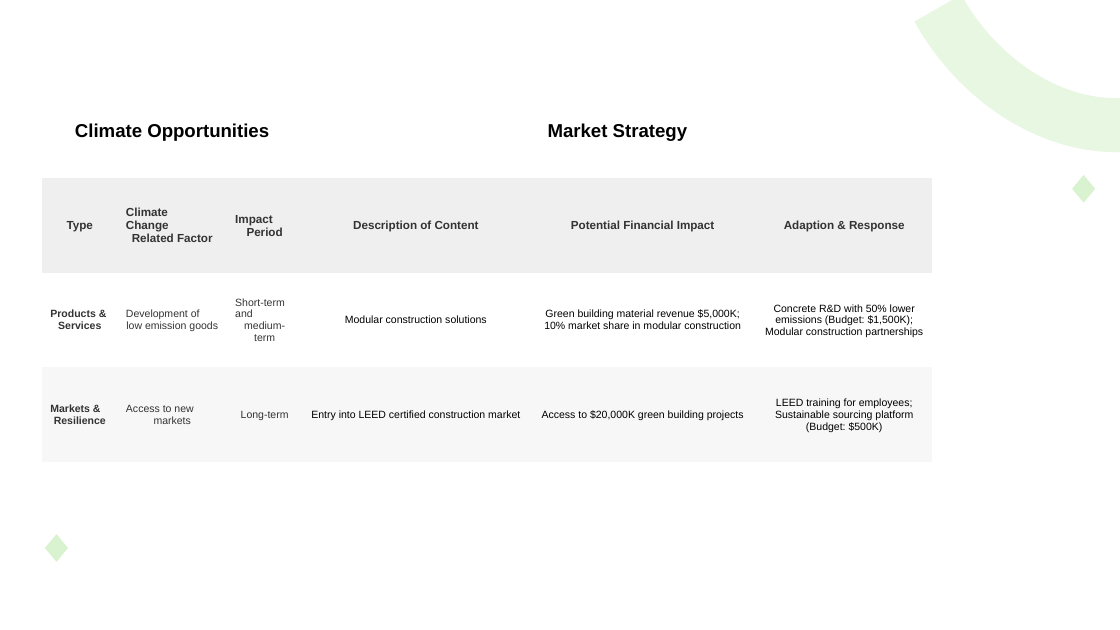
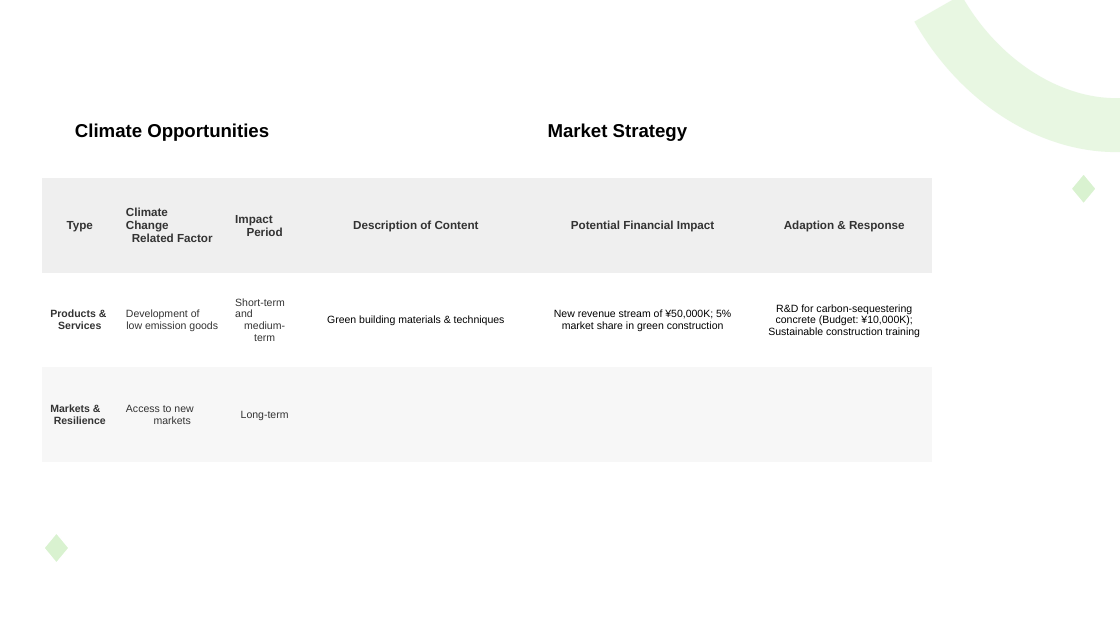
Before and after one commit to jackman993/sustainability-rep, a slide deck: slide 4 of shared/engine/tcfd/output/TCFD_table.pptx. Drawn at 1120x630 pixels with LibreOffice and Linux fonts; fonts in the diff are those of the drawing. Boxes give left, top, right and bottom in pixels: in the first picture for what was removed or moved away, otherwise in the second. Text is boxed around its words. In the diff, an @@ line names an element or a change of style, - is before the commit and + after.

```diff
--- a/shared/engine/tcfd/output/TCFD_table.pptx
+++ b/shared/engine/tcfd/output/TCFD_table.pptx
@@ table at <box>42,84,933,462</box> @@
-row 3: Products & Services | Development of low emission goods | Short-term and medium-term | Modular construction solutions | Green building material revenue $5,000K; 10% market share in modular construction | Concrete R&D with 50% lower emissions (Budget: $1,500K); Modular construction partnerships
+row 3: Products & Services | Development of low emission goods | Short-term and medium-term | Green building materials & techniques | New revenue stream of ¥50,000K; 5% market share in green construction | R&D for carbon-sequestering concrete (Budget: ¥10,000K); Sustainable construction training
-row 4: Markets & Resilience | Access to new markets | Long-term | Entry into LEED certified construction market | Access to $20,000K green building projects | LEED training for employees; Sustainable sourcing platform (Budget: $500K)
+row 4: Markets & Resilience | Access to new markets | Long-term |  |  | 
```
Also in this commit, not shown: 5 other slides changed, 1 slide added, 1 slide removed, 2 other files.
